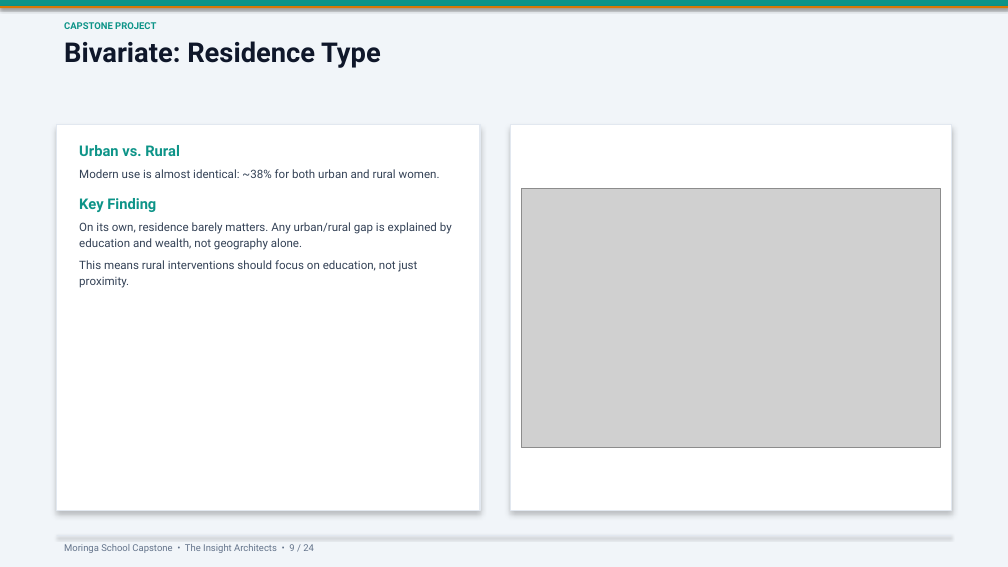
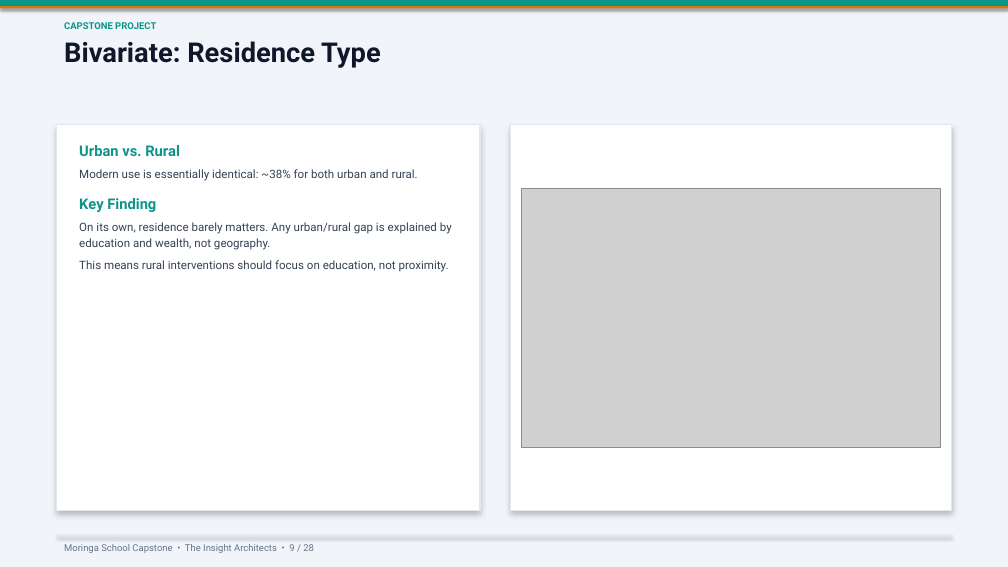
Before and after one commit to symekah1999/Predicting-contraceptive-use-among-women_Capstone-Project-The-Insight-Architects-, a slide deck: slide 9 of Predicting_Contraceptive_Use_Presentation_Updated.pptx. Drawn at 1008x567 pixels with LibreOffice and Linux fonts; fonts in the diff are those of the drawing; grey boxes stand for pictures. Boxes give left, top, right and bottom in pixels: in the first picture for what was removed or moved away, otherwise in the second. Text is boxed around its words. In the diff, an @@ line names an element or a change of style, - is before the commit and + after.

```diff
--- a/Predicting_Contraceptive_Use_Presentation_Updated.pptx
+++ b/Predicting_Contraceptive_Use_Presentation_Updated.pptx
@@ text at <box>79,169,418,181</box>: text changed @@
-Modern use is almost identical: ~38% for both urban and rural women.
+Modern use is essentially identical: ~38% for both urban and rural.
@@ text at <box>79,222,452,272</box>: text changed @@
-On its own, residence barely matters. Any urban/rural gap is explained by education and wealth, not geography alone.
-This means rural interventions should focus on education, not just proximity.
+On its own, residence barely matters. Any urban/rural gap is explained by education and wealth, not geography.
+This means rural interventions should focus on education, not proximity.
```
Also in this commit, not shown: 21 other slides changed, 2 slides added, 1 other file.
